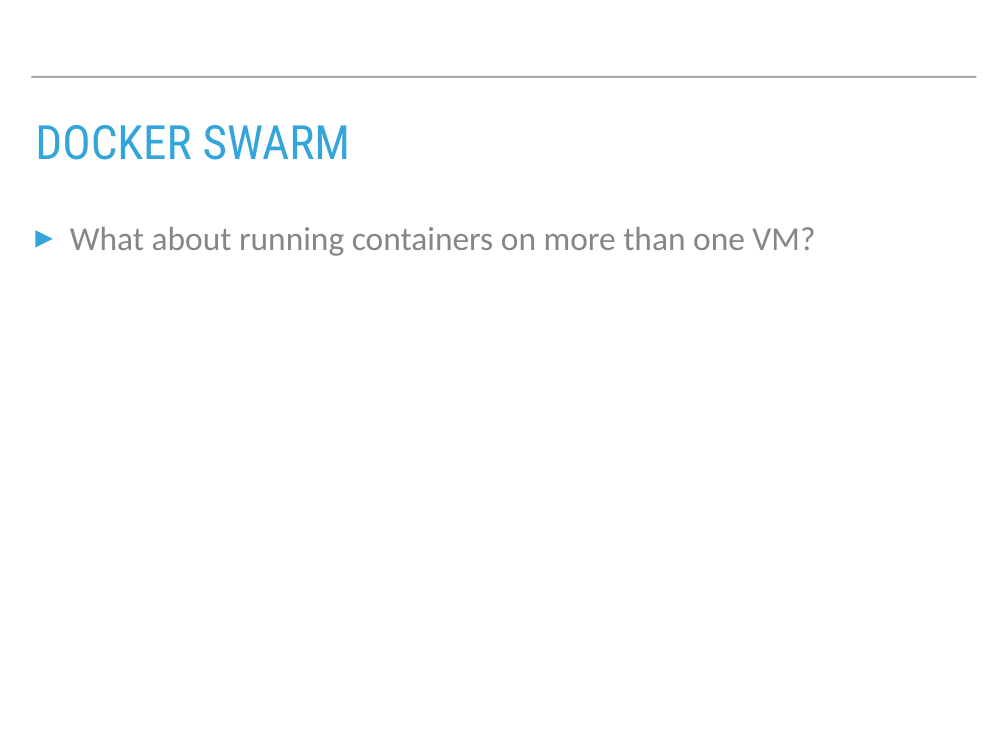
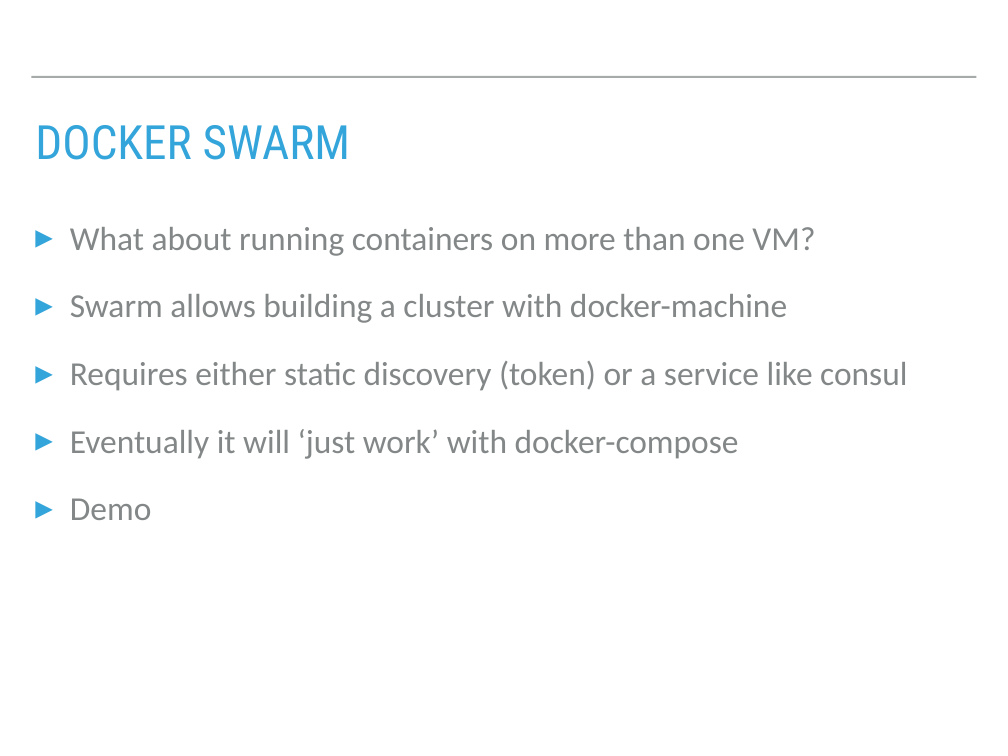
Before and after one commit to zvickery/bcc-2016, a slide deck: slide 19 of slides/IntroToDockerBcc2016.pptx. Drawn at 1008x756 pixels with LibreOffice and Linux fonts; fonts in the diff are those of the drawing. Boxes give left, top, right and bottom in pixels: in the first picture for what was removed or moved away, otherwise in the second. Text is boxed around its words. In the diff, an @@ line names an element or a change of style, - is before the commit and + after.

```diff
--- a/slides/IntroToDockerBcc2016.pptx
+++ b/slides/IntroToDockerBcc2016.pptx
@@ text at (70, 294, 907, 520): paragraphs added @@
+▸ Swarm allows building a cluster with docker-machine
+▸ Requires either static discovery (token) or a service like consul
+▸ Eventually it will ‘just work’ with docker-compose
+▸ Demo
```
Also in this commit, not shown: 2 other slides changed, 9 other files.
